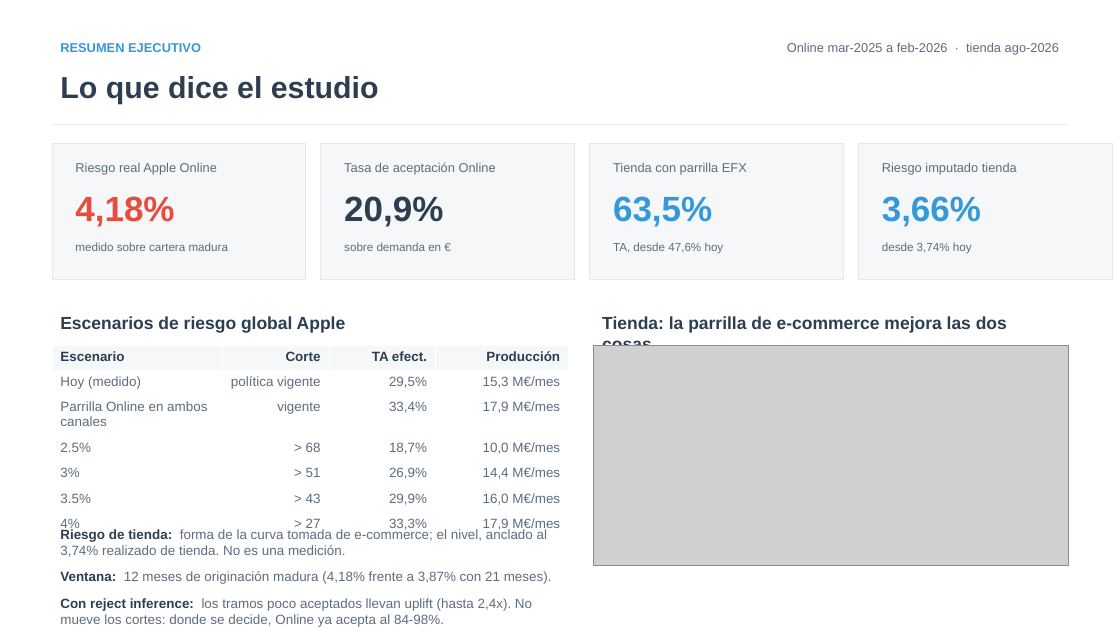
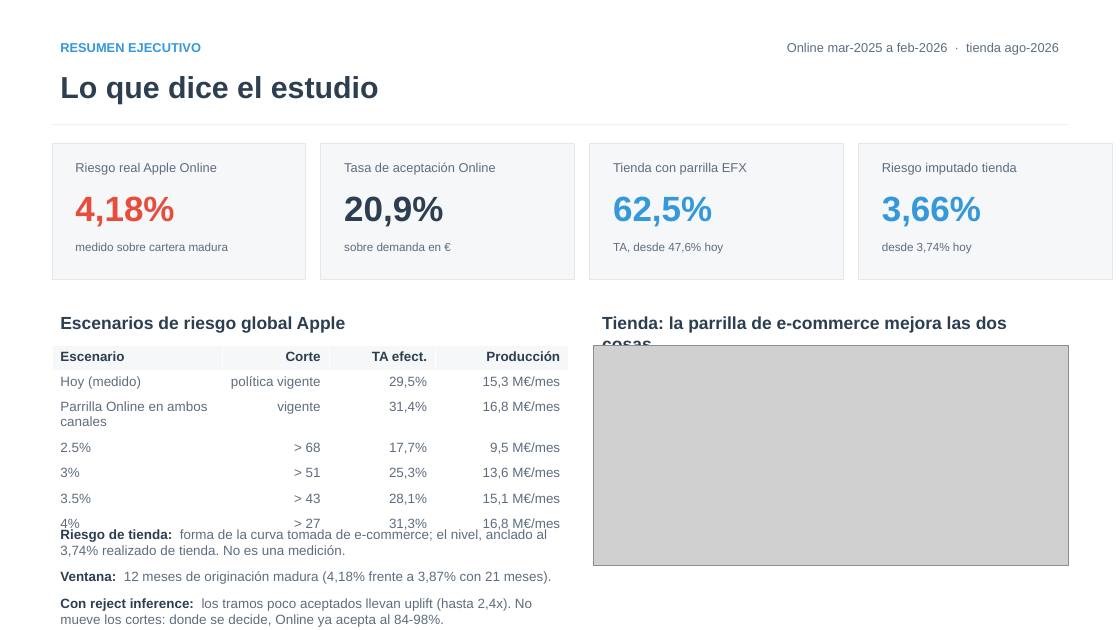
Before and after one commit to iocariz/scoring_tools, a slide deck: slide 2 of output/apple_deck/Estudio_Apple_EFX.pptx. Drawn at 1120x630 pixels with LibreOffice and Linux fonts; fonts in the diff are those of the drawing; grey boxes stand for pictures. Boxes give left, top, right and bottom in pixels: in the first picture for what was removed or moved away, otherwise in the second. Text is boxed around its words. In the diff, an @@ line names an element or a change of style, - is before the commit and + after.

```diff
--- a/output/apple_deck/Estudio_Apple_EFX.pptx
+++ b/output/apple_deck/Estudio_Apple_EFX.pptx
@@ text at (x1=613, y1=196, x2=712, y2=227): text changed @@
-63,5%
+62,5%
@@ table at (x1=52, y1=345, x2=570, y2=535) @@
-row 3, column 3: 33,4%
+row 3, column 3: 31,4%
-row 3, column 4: 17,9 M€/mes
+row 3, column 4: 16,8 M€/mes
-row 4, column 3: 18,7%
+row 4, column 3: 17,7%
-row 4, column 4: 10,0 M€/mes
+row 4, column 4: 9,5 M€/mes
-row 5, column 3: 26,9%
+row 5, column 3: 25,3%
-row 5, column 4: 14,4 M€/mes
+row 5, column 4: 13,6 M€/mes
-row 6, column 3: 29,9%
+row 6, column 3: 28,1%
-row 6, column 4: 16,0 M€/mes
+row 6, column 4: 15,1 M€/mes
-row 7, column 3: 33,3%
+row 7, column 3: 31,3%
-row 7, column 4: 17,9 M€/mes
+row 7, column 4: 16,8 M€/mes
```
Also in this commit, not shown: 2 other slides changed, 6 other files.
